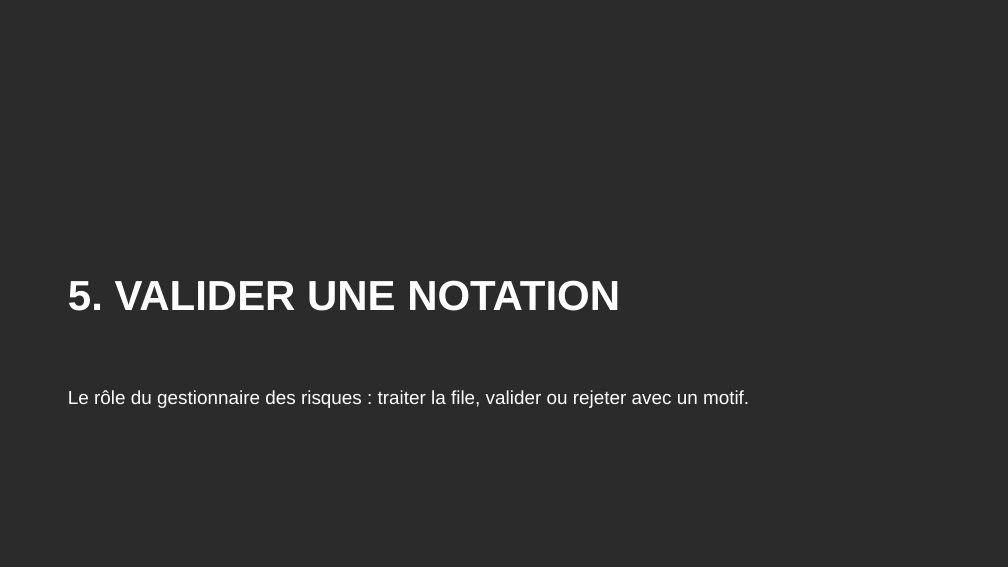
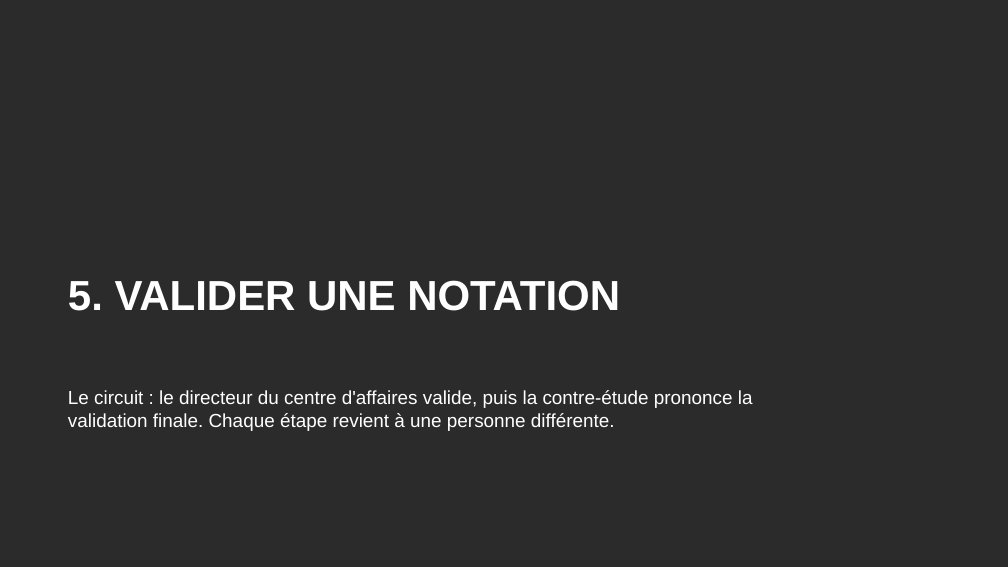
Before and after one commit to tariqeddoumi/Entreprise-scoring-cl, a slide deck: slide 36 of docs/guides/Guide_utilisateur_outil_notation.pptx. Drawn at 1008x567 pixels with LibreOffice and Linux fonts; fonts in the diff are those of the drawing; background and template pictures are left out; a plain dark background stands for a picture behind light text. Boxes give left, top, right and bottom in pixels: in the first picture for what was removed or moved away, otherwise in the second. Text is boxed around its words. In the diff, an @@ line names an element or a change of style, - is before the commit and + after.

```diff
--- a/docs/guides/Guide_utilisateur_outil_notation.pptx
+++ b/docs/guides/Guide_utilisateur_outil_notation.pptx
@@ text at (68, 390, 753, 431): text changed @@
-Le rôle du gestionnaire des risques : traiter la file, valider ou rejeter avec un motif.
+Le circuit : le directeur du centre d'affaires valide, puis la contre-étude prononce la validation finale. Chaque étape revient à une personne différente.
```
Also in this commit, not shown: 6 other slides changed, 2 slides added, 2 other files.
